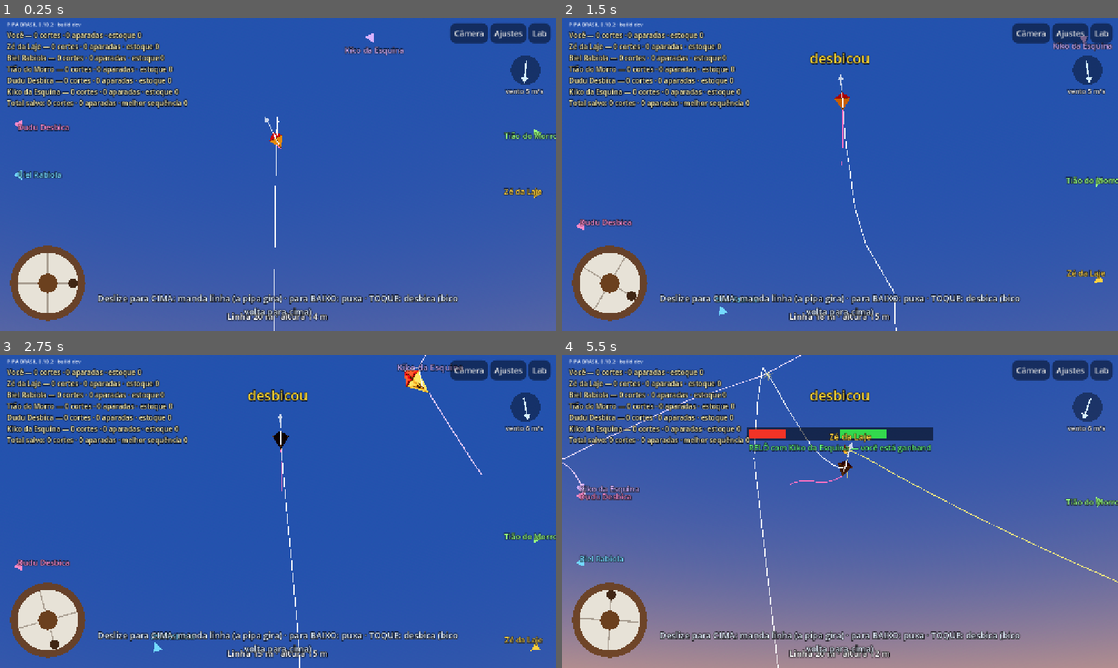
Above: before the commit, frames 1-4 (two rows, left to right).
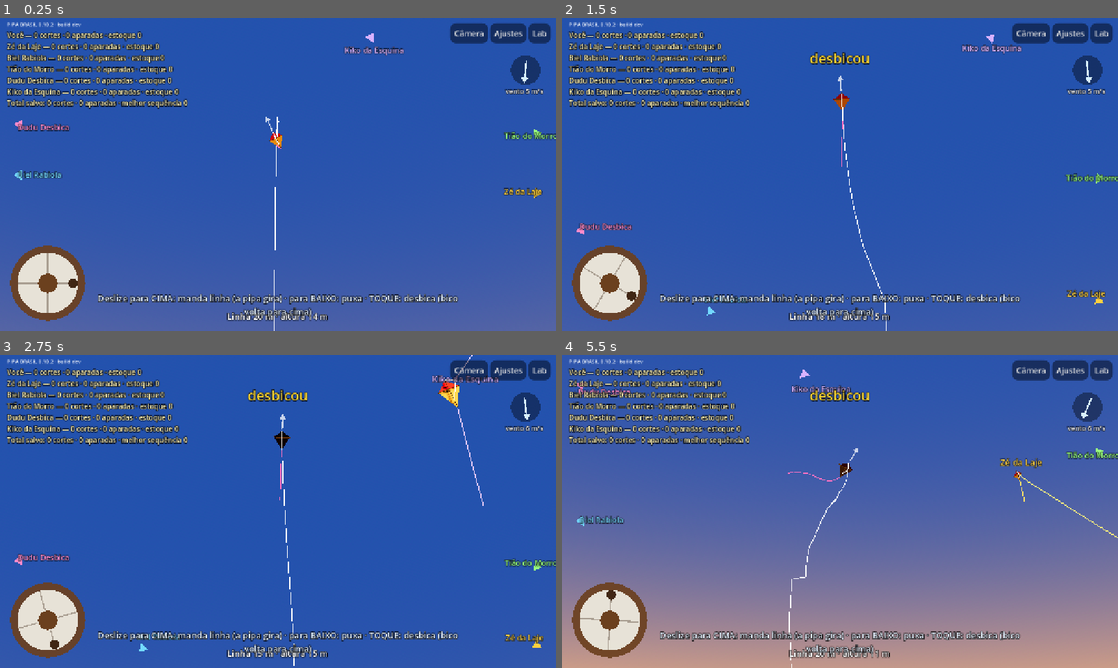
Above: after the commit, the same moments.

Repository: lucaskaeller201-ui/Pipa-Brasil
Game: Godot game, scene res://scenes/main/main.tscn
Two runs of this game, one before a commit and one after it. Both use one fixed random seed, a clock stepped at 60 frames per second and the inputs below.
Inputs (mouse positions are in pixels of both pictures, inside the frame that each line leads up to):
- Up to frame 1 (0.25 s): no input
- Up to frame 2 (1.5 s): tap Enter at 0.5 s; move the mouse to (962, 158) at 0.52 s; hold W 0.53-1.25 s; tap Z at 0.6 s; click (962, 158) at 0.67 s; tap Space at 0.77 s; drag from (728, 190) to (812, 237) at 1.27 s
- Up to frame 3 (2.75 s): move the mouse to (333, 442) at 2.02 s; hold W from 2.03 s (still down); tap Q at 2.1 s
- Up to frame 4 (5.5 s): release W at 2.75 s; drag from (812, 574) to (673, 464) at 2.77 s; move the mouse to (1006, 558) at 3.52 s; hold A 3.53-4.25 s; tap Z at 3.6 s; tap Space at 3.77 s; drag from (673, 464) to (756, 433) at 4.27 s; move the mouse to (867, 511) at 5.02 s; hold S from 5.03 s (still down); tap Q at 5.1 s; click (867, 511) at 5.17 s

The runs differ from the first frame. In frame 1, less than 0.1% of the frame differs, in the area x 3-72%, y 9-81%; in frame 2, 1.7%; in frame 3, 2.2%; in frame 4, 13%, in the area x 0-100%, y 0-100%.

Commit message:
Pipa solta: física livre, só limitada pelo teto do giro
Co-Authored-By: Claude Opus 5.5 <noreply@anthropic.com>
Claude-Session: https://claude.ai/code/session_01VcBVPpGPHbKMkWY2F5CwiY

Diff:
--- a/sim/kite/kite_body.gd
+++ b/sim/kite/kite_body.gd
@@ -28,6 +28,7 @@
 var drifting := false
 var _spin_controlado := false
 var _spin_alvo := 0.0
+var _spin_teto := -1.0
 
 var _prev_rotation := Quaternion.IDENTITY
 # Deslocamento acumulado no subpasso. Guardado à parte porque Vector3 usa
@@ -243,7 +244,8 @@
 				var teto_livre := deg_to_rad(d.spin_give_rate_deg)
 				novo = clampf(novo, -teto_livre, teto_livre)
 		angular_velocity += nn * (novo - wnn)
-		_spin_controlado = true
+		_spin_controlado = spin_mode != SpinMode.SPIN_FREE
+		_spin_teto = deg_to_rad(d.spin_give_rate_deg) if spin_mode == SpinMode.SPIN_FREE else -1.0
 		_spin_alvo = novo
 		if spin_mode == SpinMode.SPIN_GIVE or spin_mode == SpinMode.SPIN_KICK:
 			# Mandando linha a pipa gira no plano dela, sem capotar: a rabiola
@@ -290,6 +292,15 @@
 		rotation = (Quaternion(n, correcao) * rotation).normalized()
 		angular_velocity += n * (_spin_alvo - wn)
 		_spin_controlado = false
+	elif _spin_teto > 0.0:
+		# Solta: a física (rabiola, cabresto) age livre, só sem passar do teto.
+		var n2 := rotation * Vector3(0.0, 0.0, 1.0)
+		var wn2 := angular_velocity.dot(n2)
+		if absf(wn2) > _spin_teto:
+			var alvo2 := signf(wn2) * _spin_teto
+			rotation = (Quaternion(n2, (alvo2 - wn2) * h) * rotation).normalized()
+			angular_velocity += n2 * (alvo2 - wn2)
+		_spin_teto = -1.0
 	if towed:
 		# Rebocada: sem giro de furacão, mesmo com os trancos do reboque.
 		var lim := deg_to_rad(120.0)
